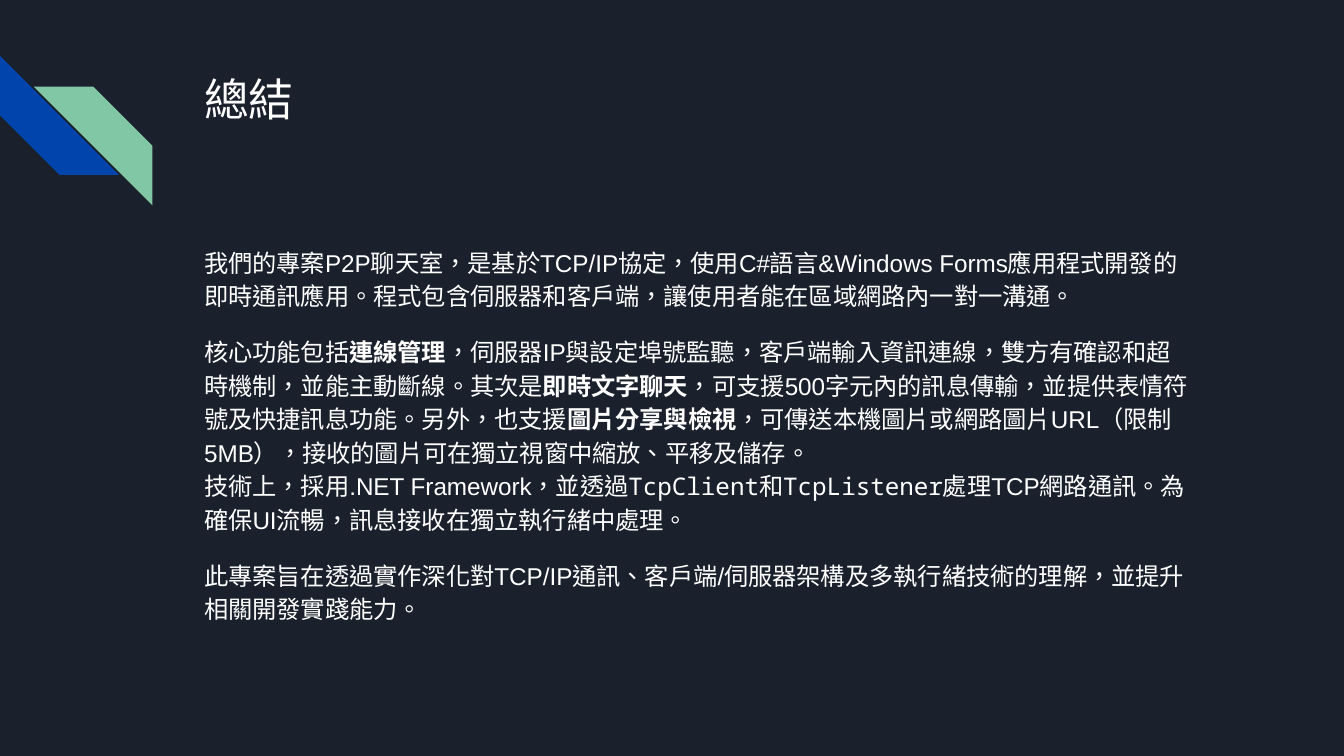
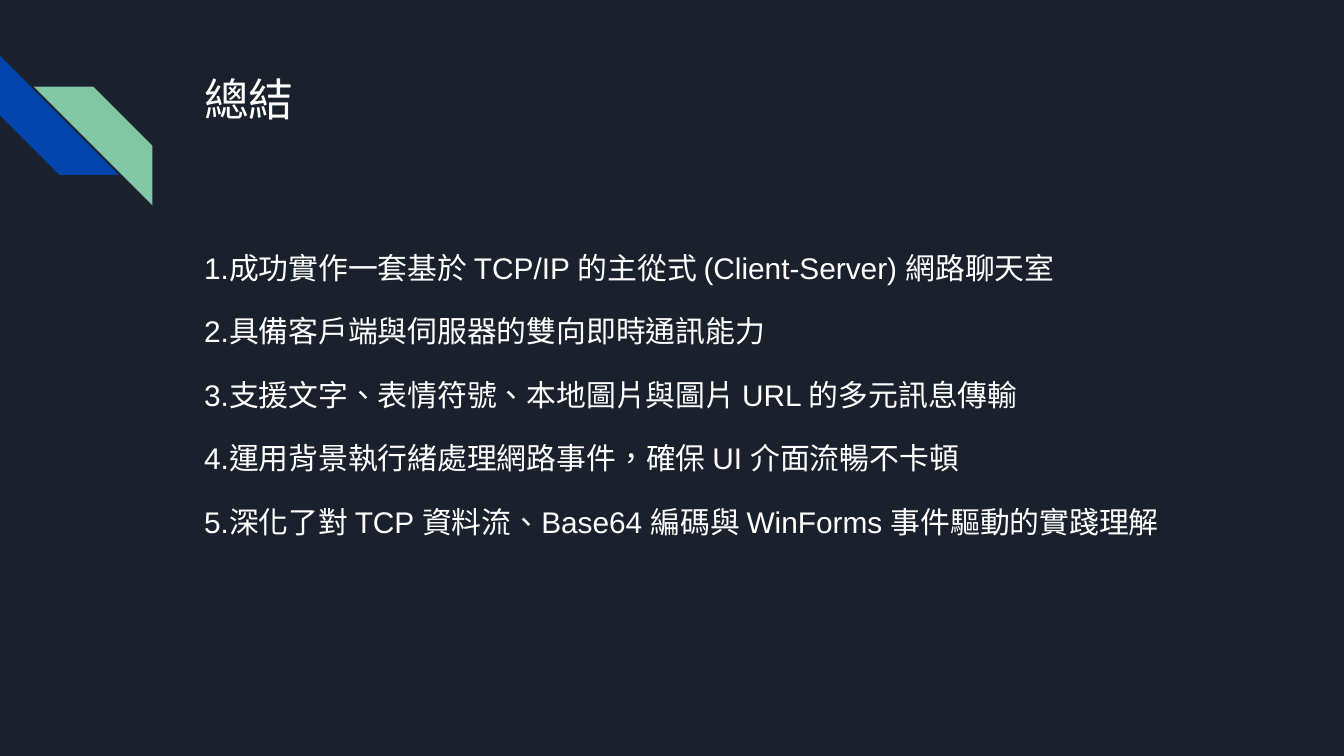
Before and after one commit to wortelbend/C-Sharp_Final, a slide deck: slide 26 of 文件/期末專題 PPT (1).pptx (slide 27 before the commit). Drawn at 1344x756 pixels with LibreOffice and Linux fonts; fonts in the diff are those of the drawing. Boxes give left, top, right and bottom in pixels: in the first picture for what was removed or moved away, otherwise in the second. Text is boxed around its words. In the diff, an @@ line names an element or a change of style, - is before the commit and + after.

```diff
--- a/文件/期末專題 PPT (1).pptx
+++ b/文件/期末專題 PPT (1).pptx
@@ text at bbox=[204, 254, 1159, 536]: text changed; size 13 to 16 pt @@
-我們的專案P2P聊天室，是基於TCP/IP協定，使用C#語言&Windows Forms應用程式開發的即時通訊應用。程式包含伺服器和客戶端，讓使用者能在區域網路內一對一溝通。
-核心功能包括連線管理，伺服器IP與設定埠號監聽，客戶端輸入資訊連線，雙方有確認和超時機制，並能主動斷線。其次是即時文字聊天，可支援500字元內的訊息傳輸，並提供表情符號及快捷訊息功能。另外，也支援圖片分享與檢視，可傳送本機圖片或網路圖片URL（限制5MB），接收的圖片可在獨立視窗中縮放、平移及儲存。
-技術上，採用.NET Framework，並透過TcpClient和TcpListener處理TCP網路通訊。為確保UI流暢，訊息接收在獨立執行緒中處理。
-此專案旨在透過實作深化對TCP/IP通訊、客戶端/伺服器架構及多執行緒技術的理解，並提升相關開發實踐能力。
+1.成功實作一套基於 TCP/IP 的主從式 (Client-Server) 網路聊天室
+2.具備客戶端與伺服器的雙向即時通訊能力
+3.支援文字、表情符號、本地圖片與圖片 URL 的多元訊息傳輸
+4.運用背景執行緒處理網路事件，確保 UI 介面流暢不卡頓
+5.深化了對 TCP 資料流、Base64 編碼與 WinForms 事件驅動的實踐理解
```
Also in this commit, not shown: 5 other slides changed, 1 slide added, 2 slides removed.
